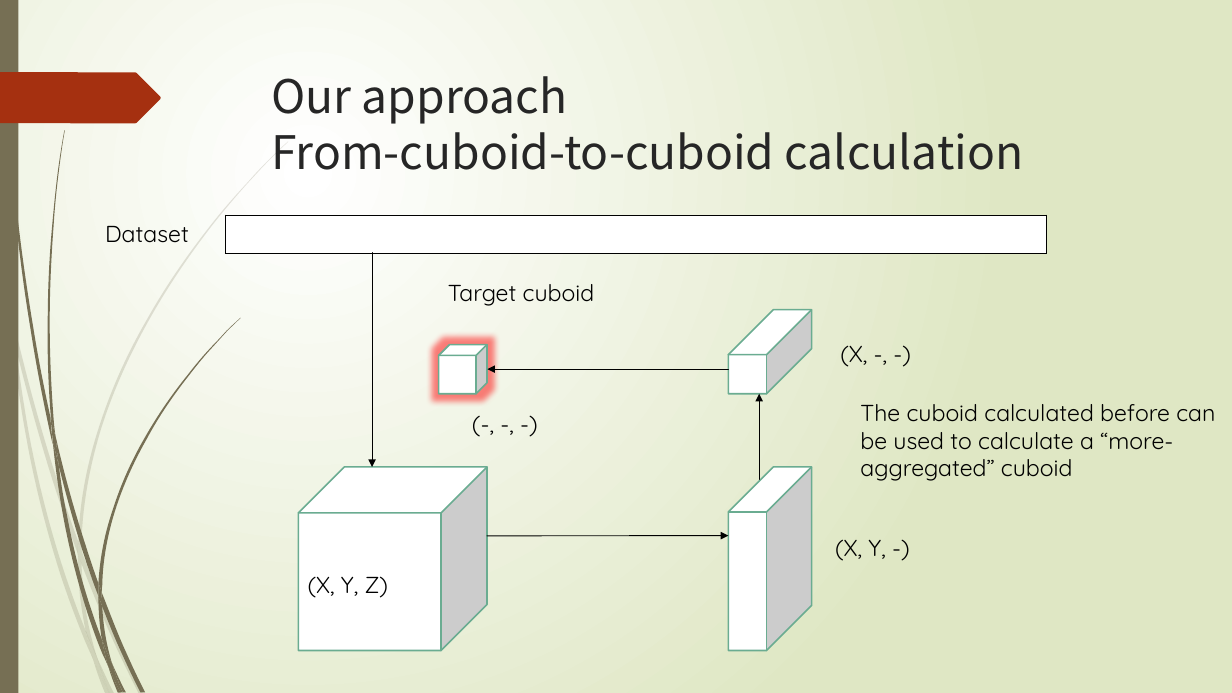
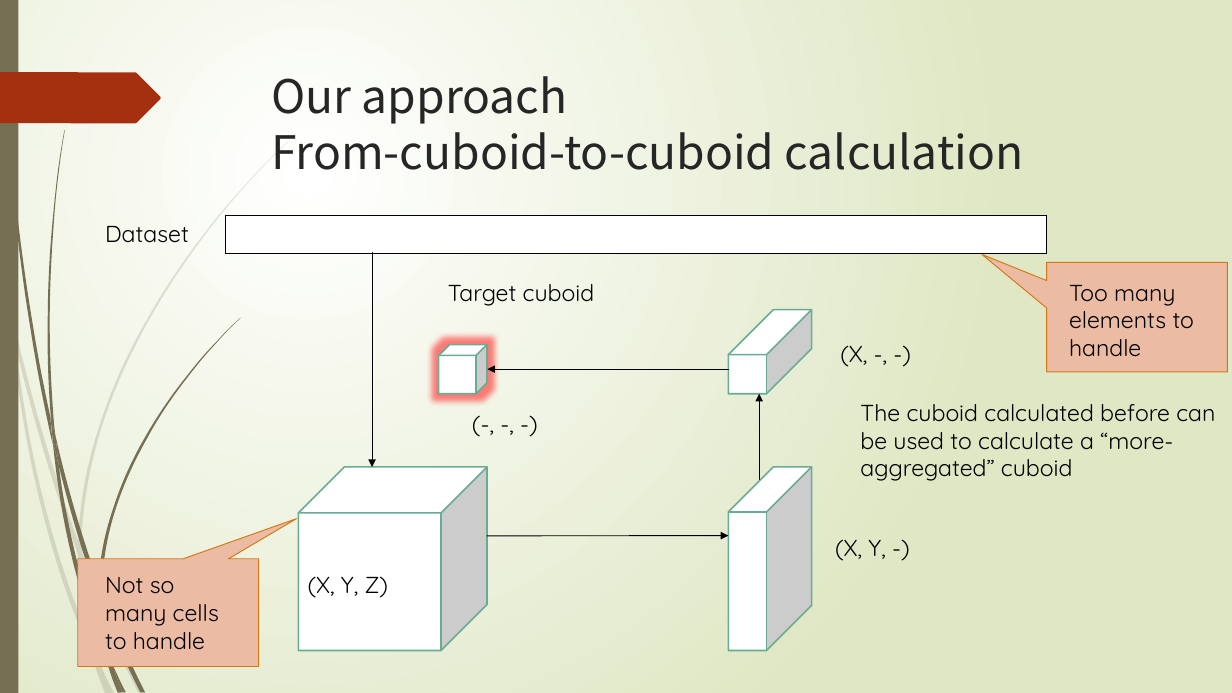
Before and after one commit to thoh-testarossa/Mirage-docs, a slide deck: slide 20 of thoh/gradurate_thesis/答辩.pptx (slide 11 before the commit). Drawn at 1232x693 pixels with LibreOffice and Linux fonts; fonts in the diff are those of the drawing. Boxes give left, top, right and bottom in pixels: in the first picture for what was removed or moved away, otherwise in the second. Text is boxed around its words. In the diff, an @@ line names an element or a change of style, - is before the commit and + after.

```diff
--- a/thoh/gradurate_thesis/答辩.pptx
+++ b/thoh/gradurate_thesis/答辩.pptx
@@ speech box added at <box>1047,262,1228,372</box>, fill #EBBCA4, outline #D47817 0.75 pt @@
@@ text added at <box>1069,285,1194,357</box>, 18 pt, text #000000 @@
+Too many elements to handle
@@ speech box added at <box>78,559,259,667</box>, fill #EBBCA4, outline #D47817 0.75 pt @@
@@ text added at <box>105,577,219,650</box>, 18 pt, text #000000 @@
+Not so many cells to handle
```
Also in this commit, not shown: 5 other slides changed, 13 slides added, 3 slides removed, 16 other files.
